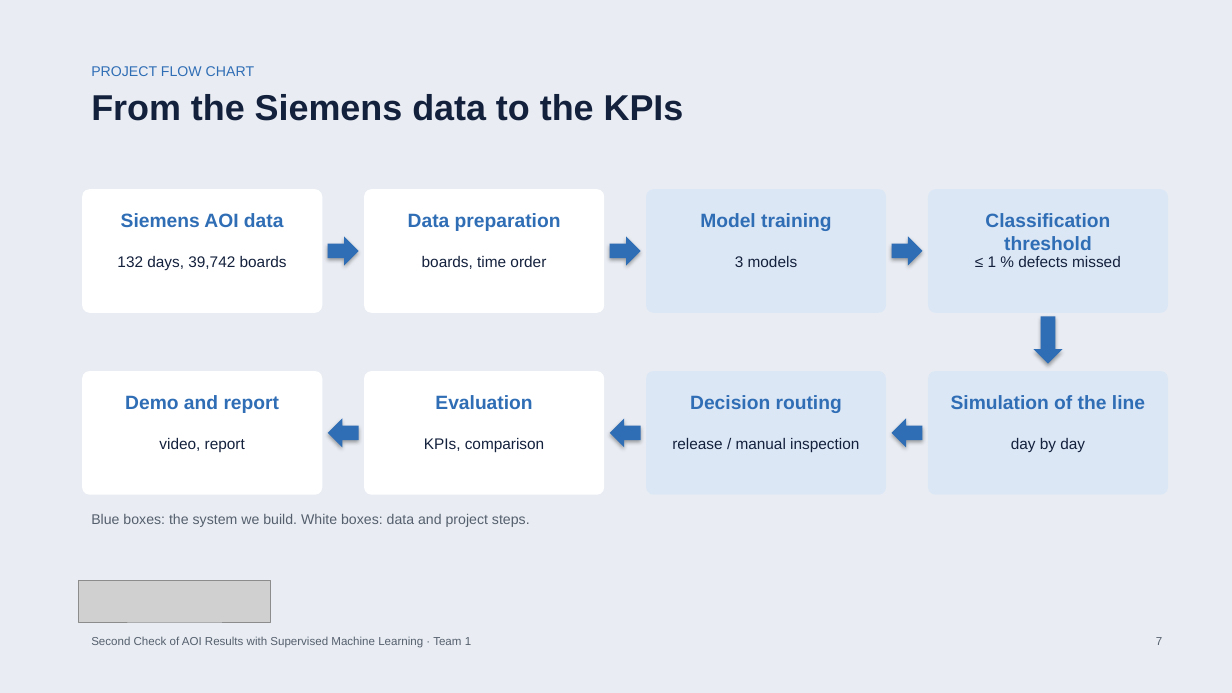
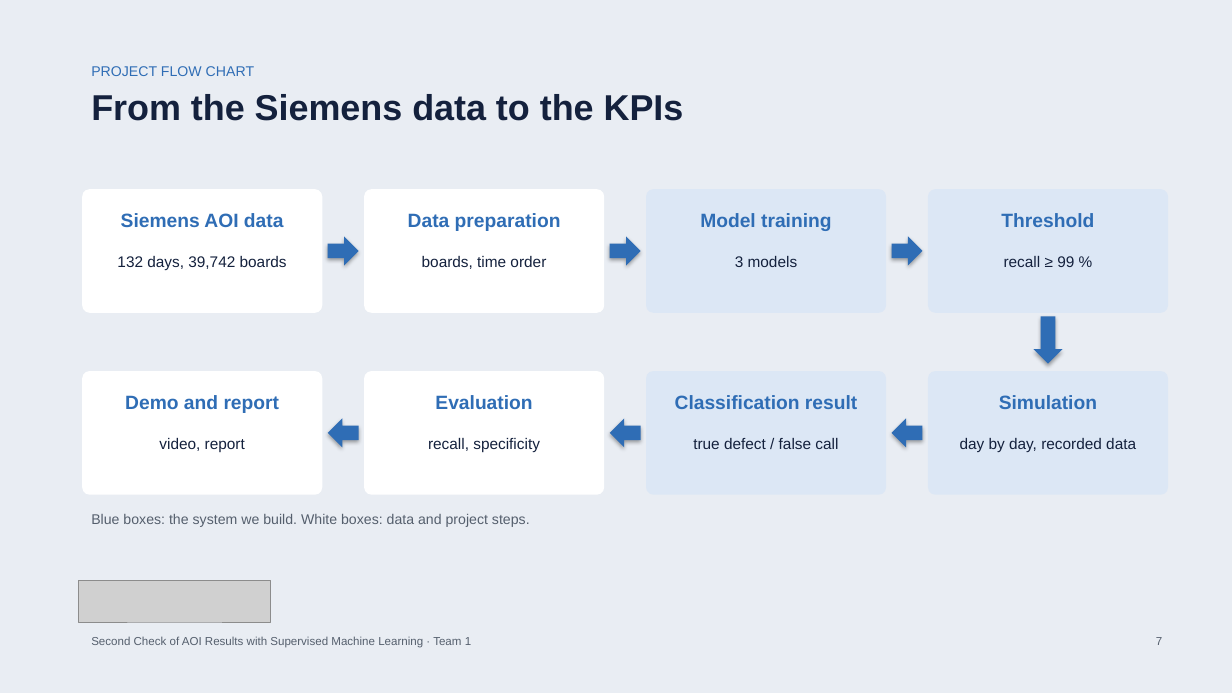
Before and after one commit to bodhi584/aoi-decision-gate, a slide deck: slide 7 of docs/slides_revised_topic.pptx. Drawn at 1232x693 pixels with LibreOffice and Linux fonts; fonts in the diff are those of the drawing; grey boxes stand for pictures. Boxes give left, top, right and bottom in pixels: in the first picture for what was removed or moved away, otherwise in the second. Text is boxed around its words. In the diff, an @@ line names an element or a change of style, - is before the commit and + after.

Commit message:
Precise scope and metrics: recall and specificity of the binary classification

```diff
--- a/docs/slides_revised_topic.pptx
+++ b/docs/slides_revised_topic.pptx
@@ text at [1001, 213, 1094, 227]: text changed @@
-Classification threshold
+Threshold
@@ text at [1004, 256, 1074, 267]: text changed @@
-≤ 1 % defects missed
+recall ≥ 99 %
@@ text at [675, 395, 857, 409]: text changed @@
-Decision routing
+Classification result
@@ text at [999, 395, 1097, 409]: text changed @@
-Simulation of the line
+Simulation
@@ text at [428, 438, 540, 452]: text changed @@
-KPIs, comparison
+recall, specificity
@@ text at [693, 438, 838, 449]: text changed @@
-release / manual inspection
+true defect / false call
@@ text at [960, 438, 1136, 452]: text changed @@
-day by day
+day by day, recorded data
```
Also in this commit, not shown: 10 other slides changed, 7 other files.
